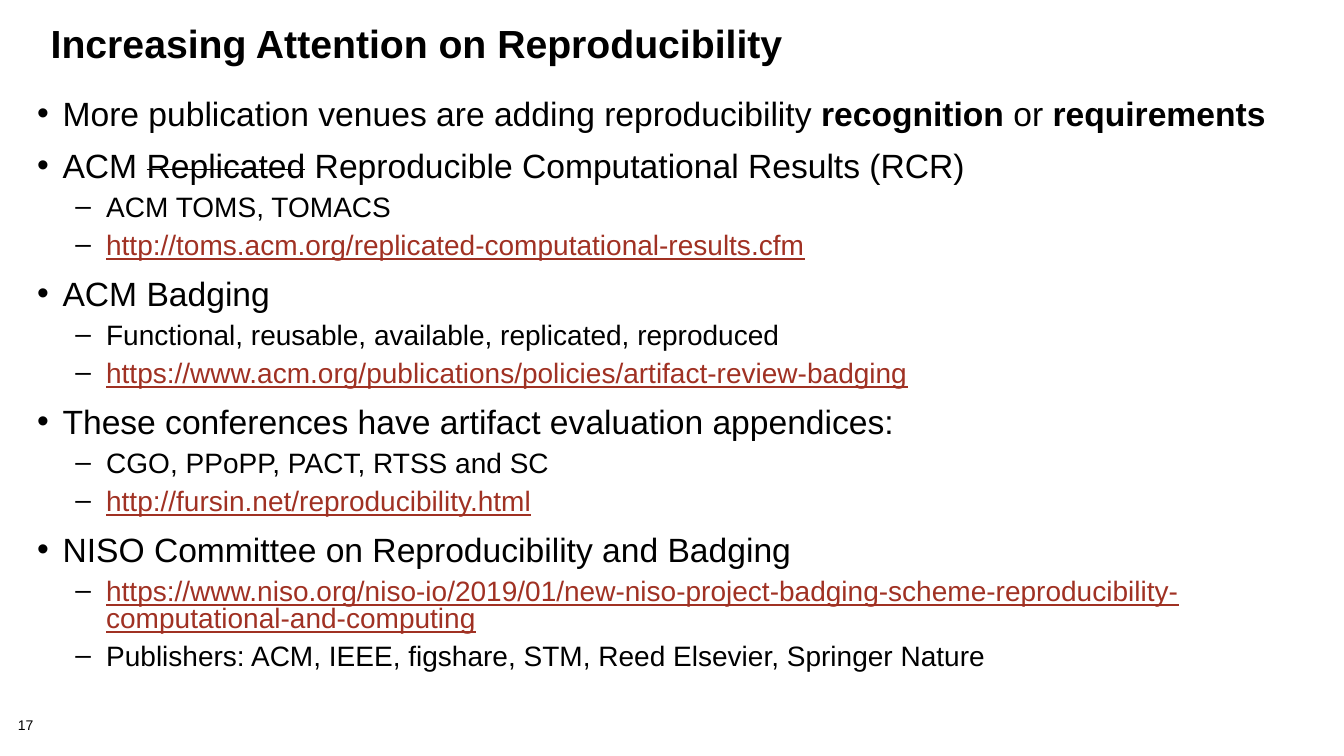
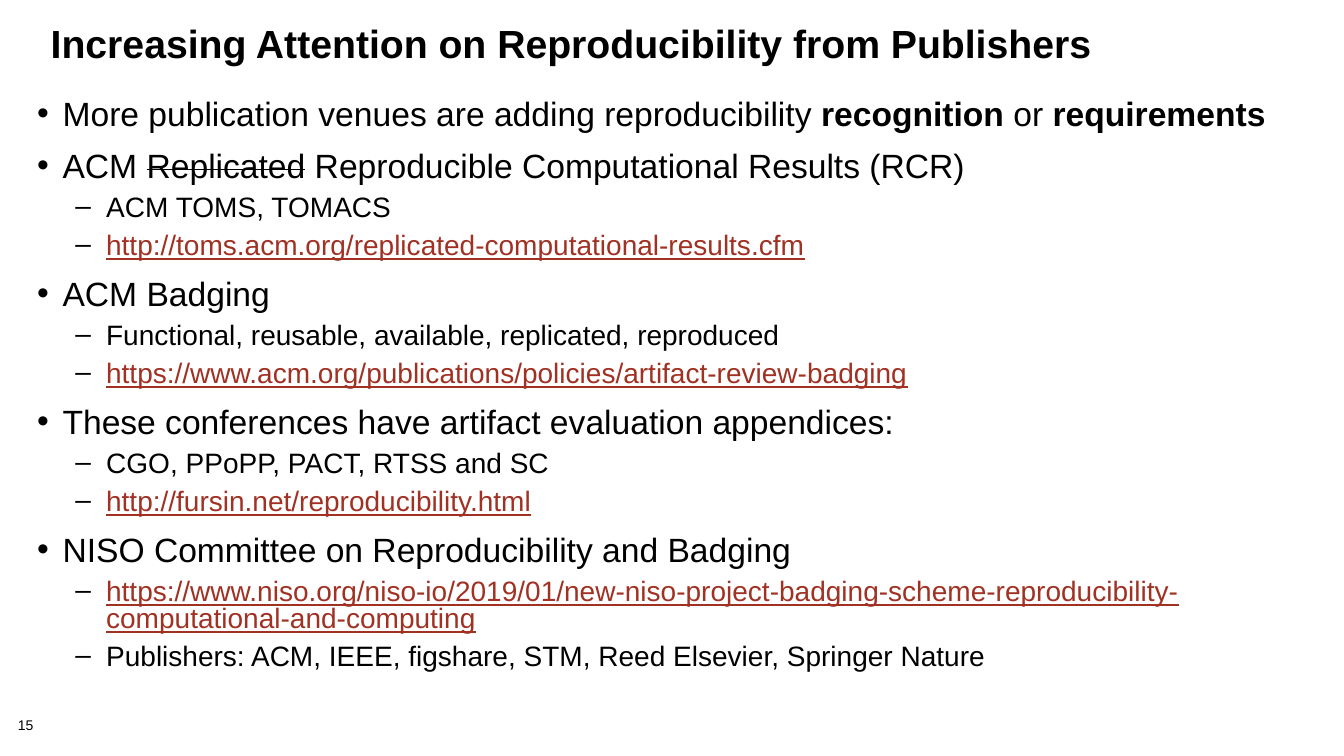
Before and after one commit to bssw-tutorial/presentations, a slide deck: slide 15 of reproducibility.pptx (slide 17 before the commit). Drawn at 1344x756 pixels with LibreOffice and Linux fonts; fonts in the diff are those of the drawing; background and template pictures are left out. Boxes give left, top, right and bottom in pixels: in the first picture for what was removed or moved away, otherwise in the second. Text is boxed around its words. In the diff, an @@ line names an element or a change of style, - is before the commit and + after.

```diff
--- a/reproducibility.pptx
+++ b/reproducibility.pptx
@@ title at (51, 29, 1091, 66): text changed @@
-Increasing Attention on Reproducibility
+Increasing Attention on Reproducibility from Publishers
@@ page number at (18, 720, 34, 730): text changed @@
-17
+15
```
Also in this commit, not shown: 2 other slides changed, 1 slide removed, 3 other files.
